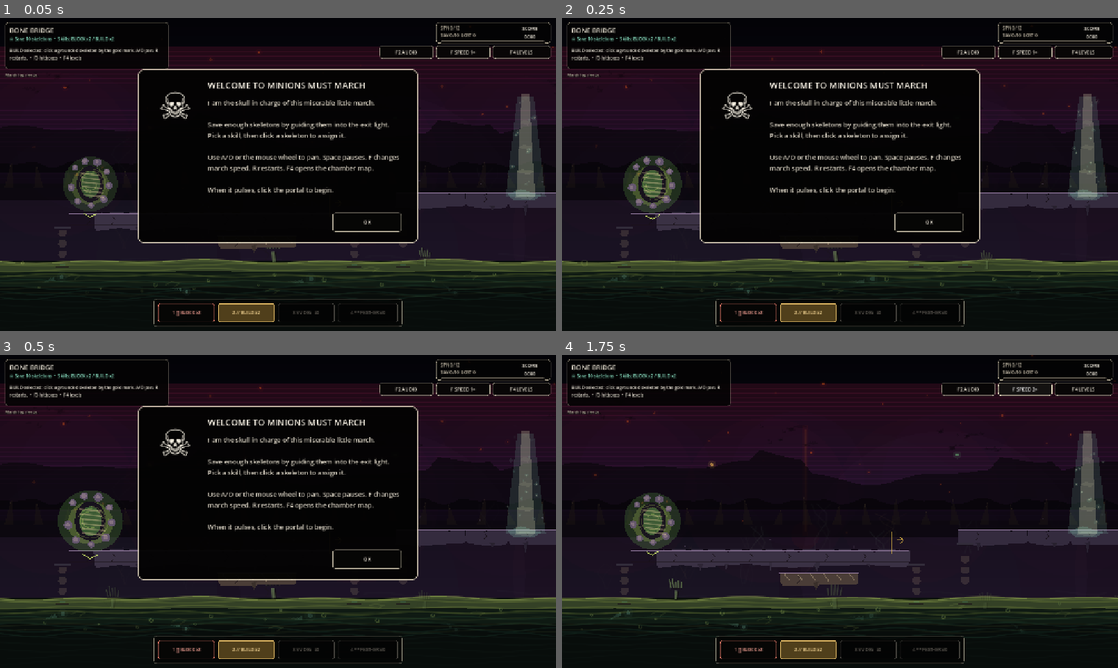
Above: before the commit, frames 1-4 (two rows, left to right).
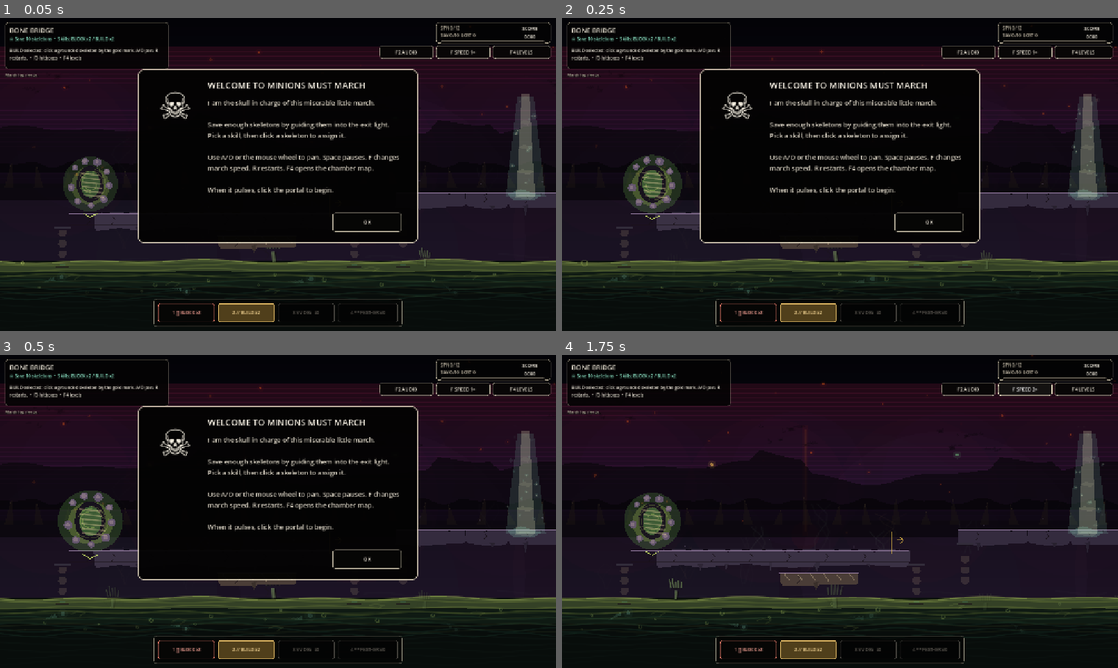
Above: after the commit, the same moments.

Repository: pwshfan1980h/minions-must-march
Game: Godot game, scene res://scenes/GameRoot.tscn
Same seed, same stepped clock (60 frames per second), same inputs: the game is played once before the commit and once after it. Sound files missing from this copy of the repository are replaced by a short silence.
Inputs:
- Up to frame 1 (0.05 s): no input
- Up to frame 2 (0.25 s): no input
- Up to frame 3 (0.5 s): no input
- Up to frame 4 (1.75 s): click "OK" at 0.5 s; click "F SPEED 1×" at 1.25 s

The runs differ from the first frame. In frame 1, less than 0.1% of the frame differs, in the area x 3-100%, y 9-84%; in frame 2, 0.1%, in the area x 0-97%, y 10-86%; in frame 3, nothing differs; in frame 4, less than 0.1%.

Commit message:
Pool effects and trim redraw costs

Diff:
--- a/scripts/audio/sfx_player.gd
+++ b/scripts/audio/sfx_player.gd
@@ -91,6 +91,8 @@
 
 var _rng := RandomNumberGenerator.new()
 var _active_players: Array[Dictionary] = []
+var _audio_pool: Array[AudioStreamPlayer] = []
+var _spatial_pool: Array[AudioStreamPlayer2D] = []
 var _ambience_player: AudioStreamPlayer
 var _ambience_tween: Tween
 var _biome_profile := ""
@@ -128,8 +130,9 @@
 		var player: Node = entry["player"]
 		if is_instance_valid(player):
 			player.stop()
-			player.queue_free()
 	_active_players.clear()
+	_audio_pool.clear()
+	_spatial_pool.clear()
 	if is_instance_valid(_ambience_player):
 		_ambience_player.stop()
 
@@ -147,25 +150,33 @@
 
 	_enforce_polyphony(sound_id)
 	var spatial := world_position != Vector2.INF and WORLD_SOUNDS.has(sound_id)
-	var player: Variant
-	if spatial:
-		var player_2d := AudioStreamPlayer2D.new()
-		player_2d.max_distance = 1450.0
-		player_2d.attenuation = 0.35
-		player_2d.panning_strength = 0.72
-		player = player_2d
-	else:
-		player = AudioStreamPlayer.new()
+	var player: Variant = _acquire_player(spatial)
 	player.stream = _pick_stream(sound_id)
 	player.volume_db = volume_db + float(VOLUME_OFFSETS_DB.get(sound_id, 0.0))
 	player.pitch_scale = _rng.randf_range(1.0 - pitch_jitter, 1.0 + pitch_jitter)
 	player.bus = "Ambience" if AMBIENT_ONE_SHOTS.has(sound_id) else ("World SFX" if WORLD_SOUNDS.has(sound_id) else "UI SFX")
 	_active_players.append({"id": sound_id, "player": player})
-	player.finished.connect(_on_player_finished.bind(player))
-	add_child(player)
 	if spatial:
 		player.global_position = world_position
 	player.play()
+
+func _acquire_player(spatial: bool) -> Variant:
+	if spatial:
+		if not _spatial_pool.is_empty():
+			return _spatial_pool.pop_back()
+		var player_2d := AudioStreamPlayer2D.new()
+		player_2d.max_distance = 1450.0
+		player_2d.attenuation = 0.35
+		player_2d.panning_strength = 0.72
+		add_child(player_2d)
+		player_2d.finished.connect(_on_player_finished.bind(player_2d))
+		return player_2d
+	if not _audio_pool.is_empty():
+		return _audio_pool.pop_back()
+	var player := AudioStreamPlayer.new()
+	add_child(player)
+	player.finished.connect(_on_player_finished.bind(player))
+	return player
 
 func _pick_stream(sound_id: String) -> AudioStream:
 	if not STREAM_VARIANTS.has(sound_id):
@@ -256,10 +267,28 @@
 	var limit := int(MAX_INSTANCES.get(sound_id, 3))
 	while matches.size() >= limit:
 		var oldest: Node = matches.pop_front()
-		_active_players = _active_players.filter(func(entry: Dictionary) -> bool: return entry["player"] != oldest)
 		oldest.stop()
-		oldest.queue_free()
+		_recycle_player(oldest)
 
 func _on_player_finished(player: Node) -> void:
+	_recycle_player(player)
+
+func _recycle_player(player: Node) -> void:
 	_active_players = _active_players.filter(func(entry: Dictionary) -> bool: return entry["player"] != player)
-	player.queue_free()
+	if not is_instance_valid(player):
+		return
+	player.stop()
+	player.stream = null
+	player.pitch_scale = 1.0
+	player.volume_db = 0.0
+	if player is AudioStreamPlayer2D:
+		player.position = Vector2.ZERO
+		if _spatial_pool.size() < 12:
+			_spatial_pool.append(player)
+		else:
+			player.queue_free()
+	elif player is AudioStreamPlayer:
+		if _audio_pool.size() < 8:
+			_audio_pool.append(player)
+		else:
+			player.queue_free()
--- a/scripts/effects/bone_splash.gd
+++ b/scripts/effects/bone_splash.gd
@@ -1,4 +1,6 @@
 extends Node2D
+
+signal recycle_requested(effect: Node2D)
 
 const FRAGMENT_COUNT := 6
 const RIPPLE_COUNT := 3
@@ -16,8 +18,20 @@
 var _redraw_timer := 0.0
 
 func _ready() -> void:
+	hide()
+	set_process(false)
+
+func restart(world_position: Vector2) -> void:
+	global_position = world_position
+	_age = 0.0
+	_redraw_timer = 0.0
+	_fragments.clear()
+	_ripples.clear()
+	_goop_jets.clear()
 	_build_fragments()
 	_build_styx_impact()
+	show()
+	set_process(true)
 	queue_redraw()
 
 func _process(delta: float) -> void:
@@ -29,7 +43,9 @@
 		fragment["rotation"] += fragment["spin"] * delta
 
 	if _age >= LIFE_SECONDS:
-		queue_free()
+		hide()
+		set_process(false)
+		recycle_requested.emit(self)
 		return
 
 	if _redraw_timer >= 1.0 / REDRAW_FPS:
--- a/scripts/minions/minion_root.gd
+++ b/scripts/minions/minion_root.gd
@@ -9,6 +9,7 @@
 signal sfx_requested(sound_id: String, world_position: Vector2)
 
 const SkeletonMinionScene := preload("res://scenes/minions/SkeletonMinion.tscn")
+const BoneSplashScene := preload("res://scenes/effects/BoneSplash.tscn")
 
 @export var total_to_spawn := 1
 @export var spawn_interval := 1.0
@@ -35,6 +36,7 @@
 var debug_click_areas := false
 var _footstep_cooldown := 0.0
 var _foley_rng := RandomNumberGenerator.new()
+var _bone_splash_pool: Array[Node2D] = []
 
 const BUILDER_PIECE_COUNT := 6
 const BUILDER_PIECE_SIZE := Vector2(28.0, 8.0)
@@ -134,6 +136,20 @@
 		return
 	_footstep_cooldown = _foley_rng.randf_range(0.14, 0.26)
 	sfx_requested.emit("bone_step", minion.global_position)
+
+func spawn_bone_splash(world_position: Vector2) -> void:
+	var splash: Node2D
+	if _bone_splash_pool.is_empty():
+		splash = BoneSplashScene.instantiate()
+		add_child(splash)
+		splash.recycle_requested.connect(_on_bone_splash_recycled)
+	else:
+		splash = _bone_splash_pool.pop_back()
+	splash.restart(world_position)
+
+func _on_bone_splash_recycled(effect: Node2D) -> void:
+	if not _bone_splash_pool.has(effect):
+		_bone_splash_pool.append(effect)
 
 func _on_minion_exited(minion: Node) -> void:
 	rescued_count += 1
--- a/scripts/minions/skeleton_minion.gd
+++ b/scripts/minions/skeleton_minion.gd
@@ -423,9 +423,13 @@
 	_request_visual_redraw(true)
 
 func _spawn_bone_splash(spawn_position := Vector2.INF) -> void:
+	var resolved_position := global_position if spawn_position == Vector2.INF else spawn_position
+	if get_parent().has_method("spawn_bone_splash"):
+		get_parent().spawn_bone_splash(resolved_position)
+		return
 	var splash := BoneSplashScene.instantiate()
-	splash.global_position = global_position if spawn_position == Vector2.INF else spawn_position
 	get_parent().add_child(splash)
+	splash.restart(resolved_position)
 
 func _turn_around() -> void:
 	direction *= -1.0
--- a/scripts/objects/object_root.gd
+++ b/scripts/objects/object_root.gd
@@ -7,7 +7,7 @@
 
 const EXIT_LIGHT_HEIGHT := 210.0
 const EXIT_LIGHT_WIDTH := 68.0
-const EXIT_REDRAW_FPS := 30.0
+const EXIT_REDRAW_FPS := 24.0
 const PORTAL_GREEN := Color("82e45f")
 const PORTAL_LIME := Color("d5f06a")
 const EXIT_MINT := Color("9af1d2")
--- a/scripts/terrain/terrain_root.gd
+++ b/scripts/terrain/terrain_root.gd
@@ -8,7 +8,7 @@
 const PLAYFIELD_HEIGHT := 720
 const STYX_WATERLINE_Y := 560.0
 const STYX_DEPTH := 176.0
-const TERRAIN_REDRAW_FPS := 30.0
+const TERRAIN_REDRAW_FPS := 24.0
 const CRUMBLE_FUSE_MIN := 15.0
 const CRUMBLE_FUSE_MAX := 30.0
 
@@ -52,6 +52,7 @@
 var _biome := "crypt"
 var _reduced_motion := false
 var _high_contrast := false
+static var _silhouette_cache: Dictionary = {}
 
 func _ready() -> void:
 	_biome = String(LevelState.config().get("biome", "crypt"))
@@ -503,6 +504,9 @@
 	# Generate a mostly-rectangular collision footprint with a more organic visual
 	# shell: chipped top edge, slanted sides, and a ragged underside. Deterministic
 	# per-rect via a position-derived seed so the level is stable between runs.
+	var cache_key := "%d:%d:%d:%d" % [int(rect.position.x), int(rect.position.y), int(rect.size.x), int(rect.size.y)]
+	if _silhouette_cache.has(cache_key):
+		return PackedVector2Array(_silhouette_cache[cache_key])
 	var hw := rect.size.x * 0.5
 	var hh := rect.size.y * 0.5
 	var rng := RandomNumberGenerator.new()
@@ -529,7 +533,8 @@
 		var drop := rng.randf_range(0.0, minf(12.0, rect.size.y * 0.35))
 		pts.append(Vector2(x + rng.randf_range(-4.0, 4.0), hh + drop))
 	pts.append(Vector2(-hw + rng.randf_range(-3.0, 2.0), hh - rng.randf_range(1.0, 5.0)))
-	return pts
+	_silhouette_cache[cache_key] = pts
+	return PackedVector2Array(pts)
 
 func _add_hanging_shards(rect: Rect2, body: Node2D, color: Color, variant: String) -> void:
 	if variant == "skull_end" or rect.size.x < 72.0:
Not shown, changed: scripts/tools/headless_feature_checks.py
